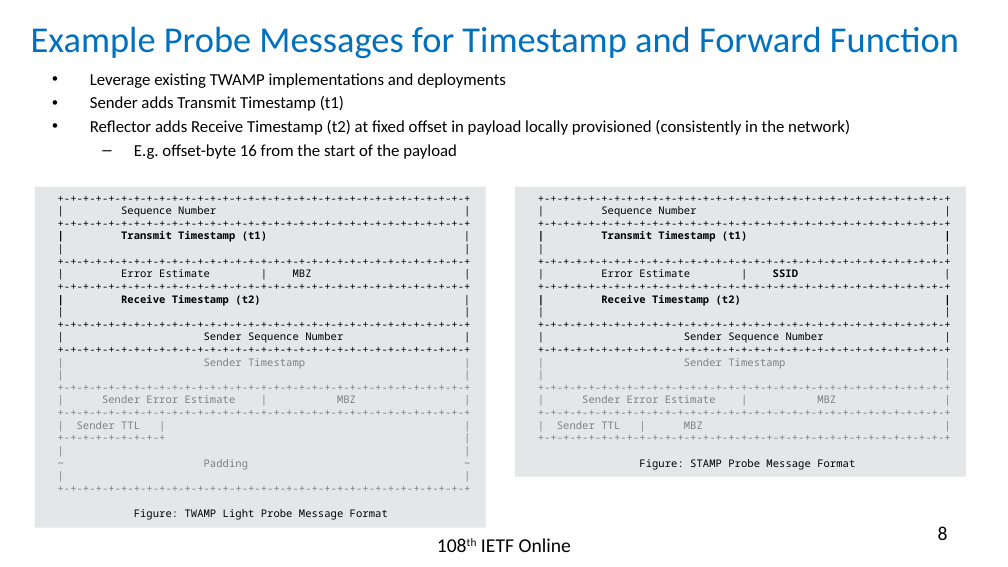
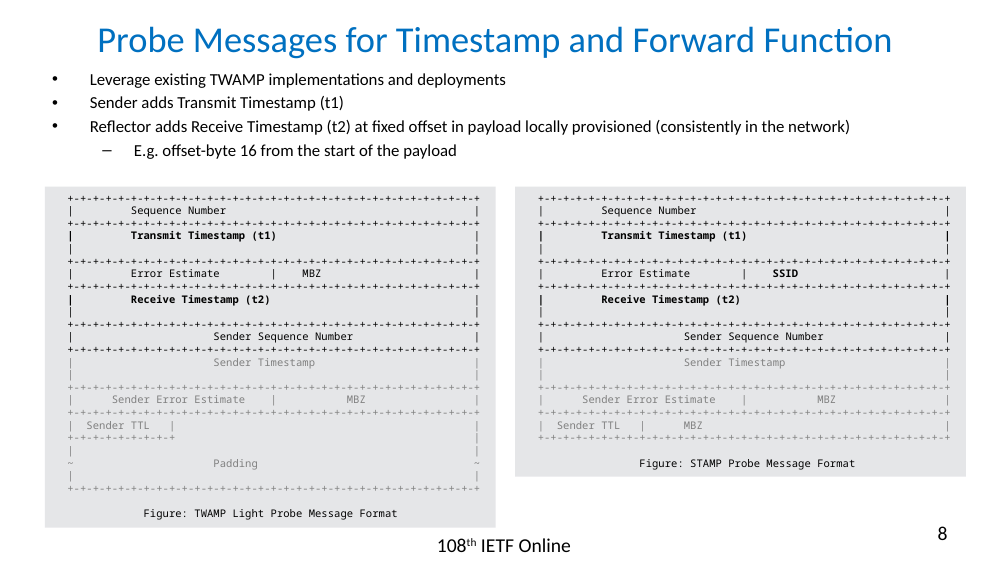
Before and after one commit to rakgandhi/ietf-slides, a slide deck: slide 8 of draft-gandhi-spring-sr-enhanced-plm-02.pptx. Drawn at 1008x567 pixels with LibreOffice and Linux fonts; fonts in the diff are those of the drawing. Boxes give left, top, right and bottom in pixels: in the first picture for what was removed or moved away, otherwise in the second. Text is boxed around its words. In the diff, an @@ line names an element or a change of style, - is before the commit and + after.

```diff
--- a/draft-gandhi-spring-sr-enhanced-plm-02.pptx
+++ b/draft-gandhi-spring-sr-enhanced-plm-02.pptx
@@ title at [97,26,893,59]: text changed @@
-Example Probe Messages for Timestamp and Forward Function
+Probe Messages for Timestamp and Forward Function
@@ rectangle "+-+-+-+-+-+-+-+-+-+-+-+-+-+-+-+-+-+-+-+-+-+-+-+-+-+-+-+-+-+- ...": place and size @@
-rectangle "+-+-+-+-+-+-+-+-+-+-+-+-+-+-+-+-+-+-+-+-+-+-+-+-+-+-+-+-+-+- ..." at [35,186,486,527]
+rectangle "+-+-+-+-+-+-+-+-+-+-+-+-+-+-+-+-+-+-+-+-+-+-+-+-+-+-+-+-+-+- ..." at [44,186,495,527]
```
Also in this commit, not shown: 6 other slides changed, 1 other file.
